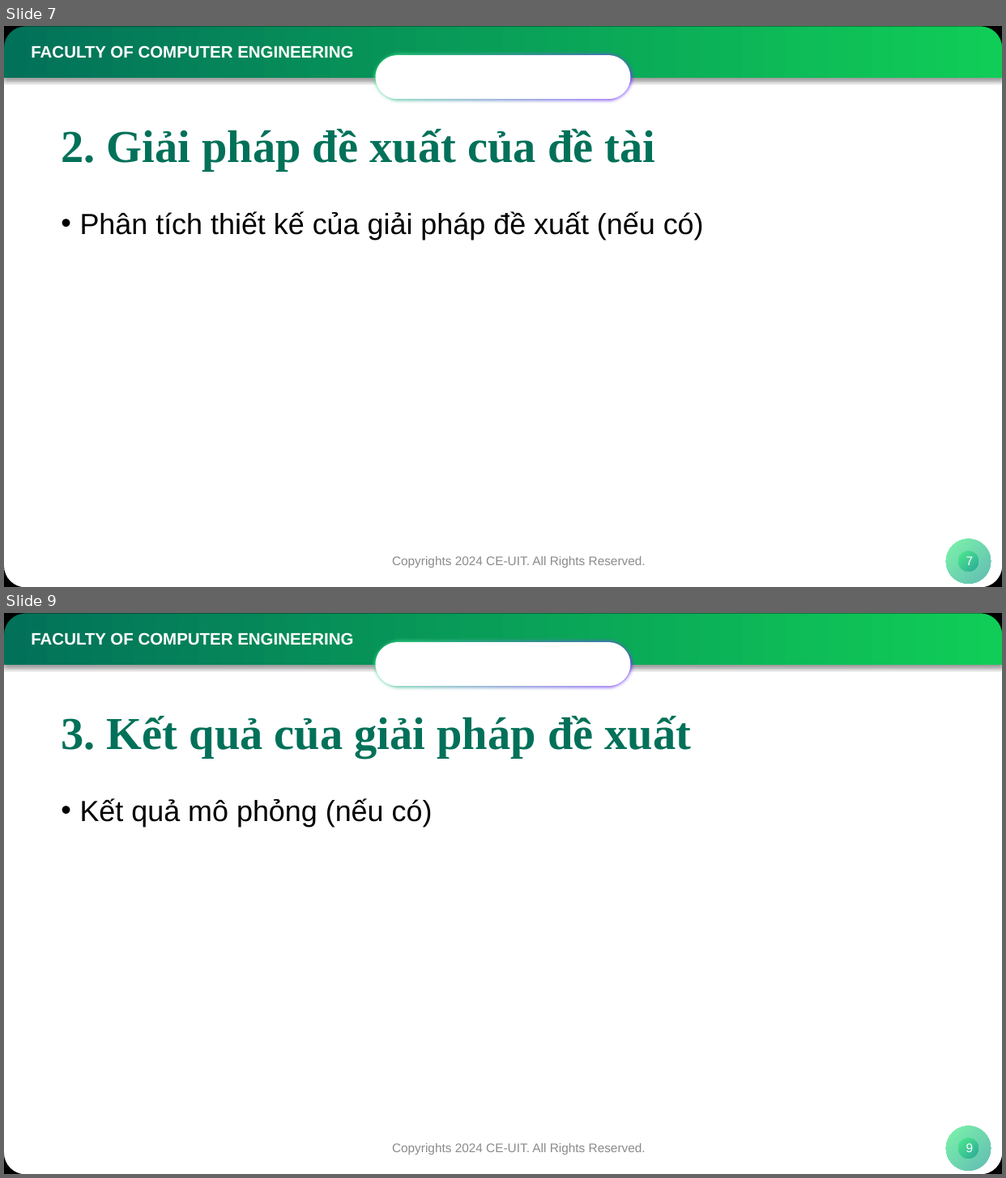
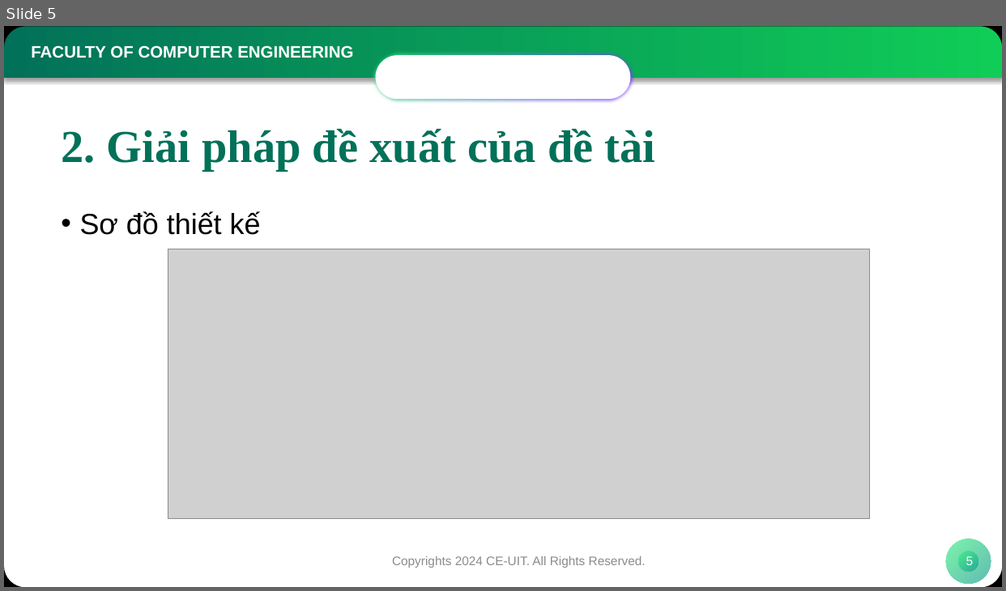
Before and after one commit to NamIsStudyingCE/Quanvolution, a slide deck: KTMT_KLTN_Phu luc 6_Mau bao cao bao ve.pptx. Shown one above the other, each under a label of ours: slides 7 and 9 before the commit, slide 5 after it; the slides between them are not shown. The pictures are 1006x1178 and 1006x591 pixels, drawn with LibreOffice and Linux fonts; fonts in the diff are those of the drawing; grey boxes stand for pictures; background and template pictures are left out. Boxes give left, top, right and bottom in pixels: in the first picture for what was removed or moved away, otherwise in the second. Text is boxed around its words. In the diff, an @@ line names an element or a change of style, - is before the commit and + after.

```diff
--- a/KTMT_KLTN_Phu luc 6_Mau bao cao bao ve.pptx
+++ b/KTMT_KLTN_Phu luc 6_Mau bao cao bao ve.pptx
@@ slide 9 removed at [4,613,1002,1174], background #FFFFFF; not listed: 7 template elements that a slide beside it also shows @@
@@ title removed at [61,716,692,758] @@
-3. Kết quả của giải pháp đề xuất
@@ text removed at [80,798,432,827] @@
-• Kết quả mô phỏng (nếu có)
@@ text removed at [392,1144,646,1155] @@
-Copyrights 2024 CE-UIT. All Rights Reserved.
@@ page number removed at [966,1144,974,1152] @@
-9
@@ what was slide 7 is now slide 5 @@
@@ slide 5 changed as well @@
@@ text at [80,211,261,235]: text changed @@
-• Phân tích thiết kế của giải pháp đề xuất (nếu có)
+• Sơ đồ thiết kế
@@ picture added at [168,249,869,518] @@
@@ page number at [966,557,974,565]: text changed @@
-7
+5
```
Also in this commit, not shown: 6 other slides changed, 6 other slides removed, 18 other files.
